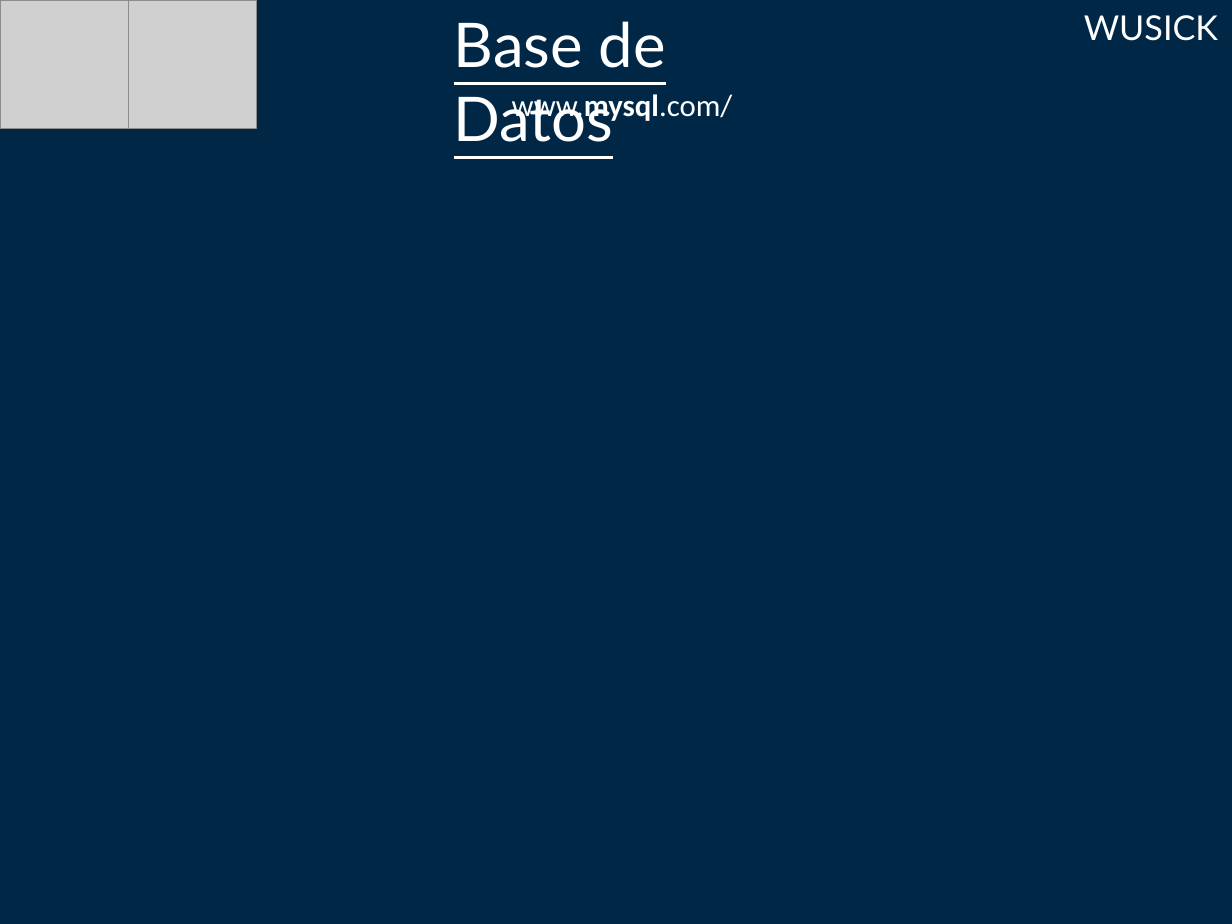
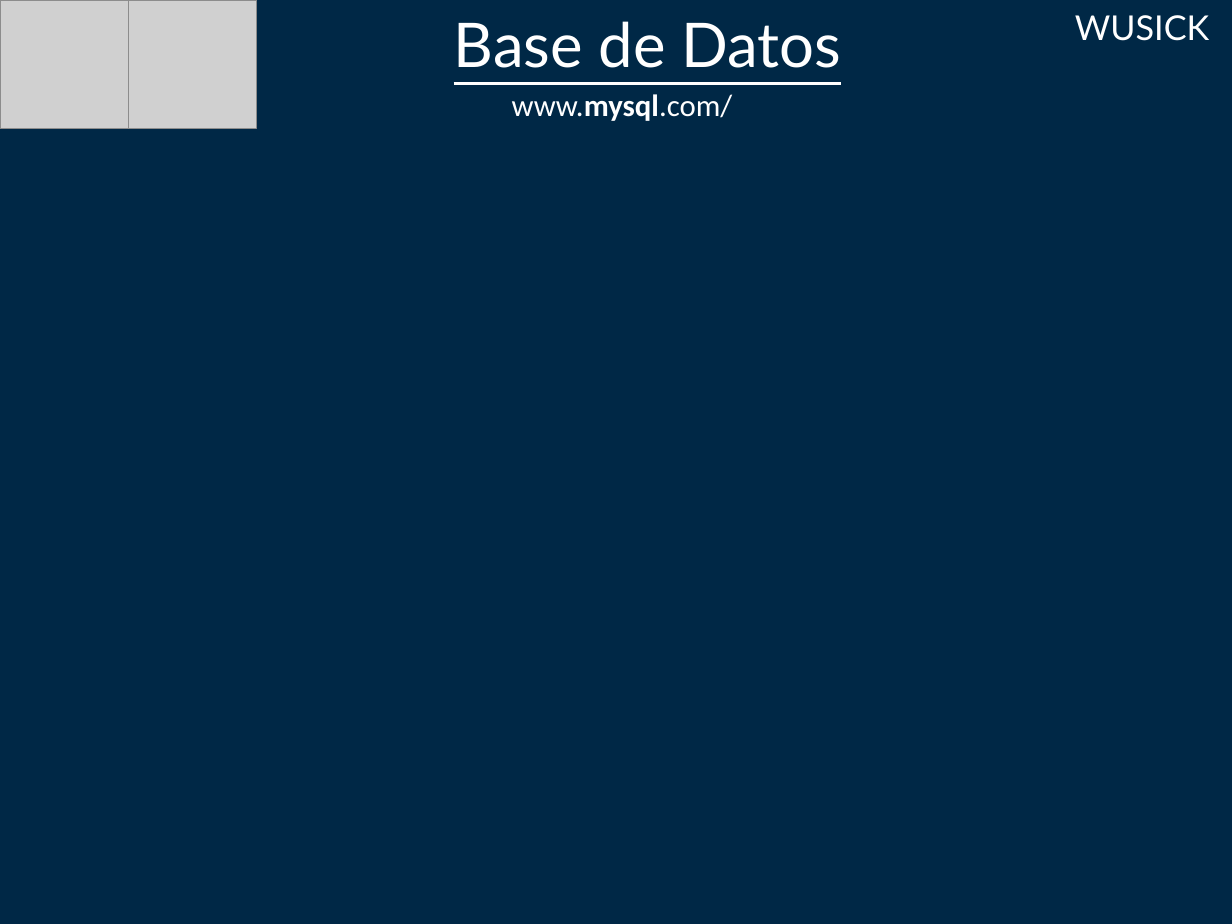
Before and after one commit to jha86/pptWusick, a slide deck: slide 12 of Presentación1.pptx (slide 6 before the commit). Drawn at 1232x924 pixels with LibreOffice and Linux fonts; fonts in the diff are those of the drawing; grey boxes stand for pictures. Boxes give left, top, right and bottom in pixels: in the first picture for what was removed or moved away, otherwise in the second. Text is boxed around its words. In the diff, an @@ line names an element or a change of style, - is before the commit and + after.

```diff
--- a/Presentación1.pptx
+++ b/Presentación1.pptx
@@ text "Base de Datos" rewrapped from (454, 21, 666, 142) to (454, 21, 841, 68) @@
@@ title "WUSICK": place and size @@
-title "WUSICK" at (1084, 15, 1218, 41)
+title "WUSICK" at (1075, 15, 1209, 41)
```
Also in this commit, not shown: 6 other slides changed, 14 slides added, 6 slides removed.
